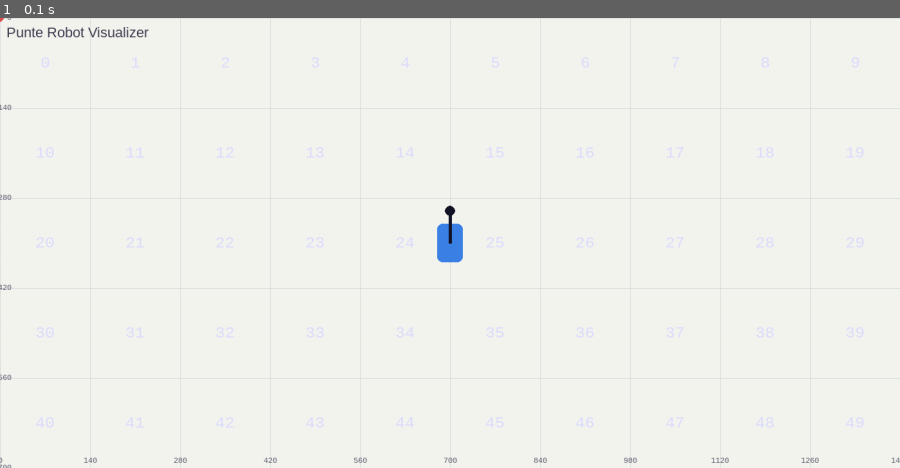
Above: before the commit, frame 1.
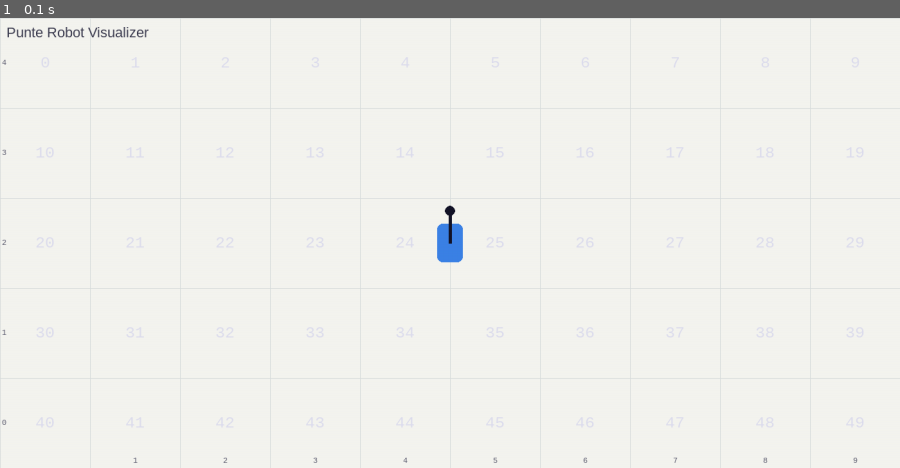
Above: after the commit, the same moment.

Repository: SudipVikram/OdometryVisualizer
Game: pygame game, started from main.py
Same seed, same stepped clock (60 frames per second), same inputs: the game is played once before the commit and once after it.
Inputs:
- Up to frame 1 (0.1 s): no input

The runs differ from the first frame. In frame 1, 0.3% of the frame differs, in the area x 0-100%, y 0-100%.

Commit message:
made a few changes to the grid, make it look simpler

Diff:
--- a/main.py
+++ b/main.py
@@ -66,7 +66,7 @@
             # number as string
             number_str = str(tile_counter)
 
-            text = font_tile.render(number_str, True, (220, 220, 255))  # medium gray
+            text = font_tile.render(number_str, True, (221, 221, 238))  # medium gray
             text_rect = text.get_rect(center=(cx, cy))
 
             screen.blit(text, text_rect)
@@ -79,11 +79,12 @@
     font_axis = pygame.font.SysFont("consolas", 14)
 
     # ── X labels (bottom edge) ────────────────────────────────
-    for col in range(0, cols + 1):  # +1 to include the last one
-        x_pos = col * tile_size
+    max_col = (WIDTH  // tile_size)
+    for col in range(1, max_col):
+        x_pos = col * tile_size + tile_size // 2
         label = str(col * tile_size)          # actual pixel value or just tile index?
         # Option 1: show tile count (0,1,2,3...)
-        # label = str(col)
+        label = str(col)
         # Option 2: show real pixel distance from left
         # label = str(col * tile_size)
 
@@ -92,16 +93,13 @@
         screen.blit(text, text_rect)
 
     # ── Y labels (left edge) ──────────────────────────────────
-    for row in range(0, rows + 1):
-        y_pos = row * tile_size
-        label = str(row * tile_size)          # or str(row) for tile count
+    max_row = (HEIGHT // tile_size)
+    for row in range(max_row):
+        screen_x = 10                               # near left
+        screen_y = HEIGHT - (row * tile_size + tile_size // 2)
+        text = font_axis.render(str(row), True, (90,90,110))
+        screen.blit(text, text.get_rect(midright=(screen_x, screen_y)))
 
-        text = font_axis.render(label, True, (90, 90, 110))
-        text_rect = text.get_rect(midright=(18, y_pos))  # just right of left edge
-        screen.blit(text, text_rect)
-
-    # Optional: mark (0,0) more clearly
-    pygame.draw.circle(screen, (220, 80, 80), (0, 0), 6)  # small red dot at top-left origin
 
     #--------------------
     # Robot
